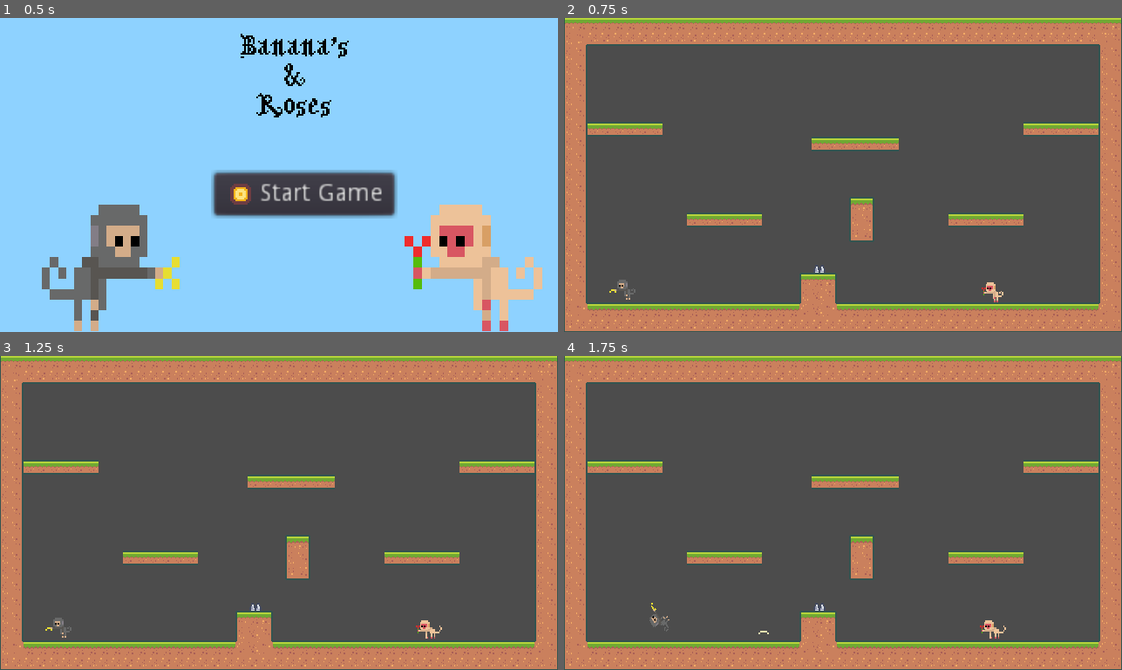
Above: before the commit, frames 1-4 (two rows, left to right).
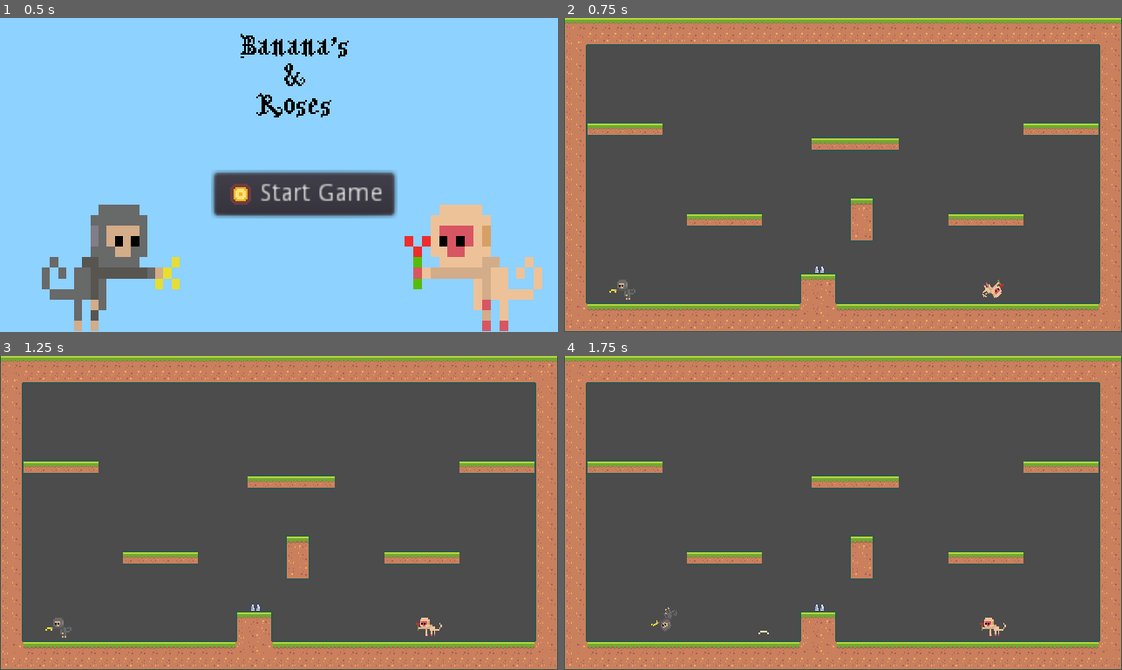
Above: after the commit, the same moments.

Repository: lWardenl/Godot-Platformer2D
Game: Godot game, scene res://Assets/Scenes/MainMenu.tscn
Same seed, same stepped clock (60 frames per second), same inputs: the game is played once before the commit and once after it.
Inputs:
- Up to frame 1 (0.5 s): no input
- Up to frame 2 (0.75 s): click "Start Game" at 0.5 s
- Up to frame 3 (1.25 s): no input
- Up to frame 4 (1.75 s): hold D (move_right) from 1.28 s (still down); tap G (shoot) at 1.35 s; tap F (jump) at 1.52 s

Frame 1 is identical in both runs. In frame 2, 0.1% of the frame differs, in the area x 74-79%, y 83-91%; in frame 3, 0.1%; in frame 4, 0.3%, in the area x 15-80%, y 78-90%.

Commit message:
improve player rotation

Diff:
--- a/Assets/Scenes/Player.tscn
+++ b/Assets/Scenes/Player.tscn
@@ -37,7 +37,7 @@
 radius = 7.51665
 
 [sub_resource type="RectangleShape2D" id=4]
-extents = Vector2( 5, 5.5 )
+extents = Vector2( 5, 4.75 )
 
 [node name="Player2" type="KinematicBody2D" groups=["player"]]
 scale = Vector2( 2, 2 )
--- a/Assets/Scenes/Player2.tscn
+++ b/Assets/Scenes/Player2.tscn
@@ -10,13 +10,13 @@
 [ext_resource path="res://Assets/Sprites/Players/Player 2/attack.png" type="Texture" id=8]
 [ext_resource path="res://Assets/Sprites/Players/Player 2/emty.png" type="Texture" id=9]
 
-[sub_resource type="CircleShape2D" id=3]
-radius = 8.90859
+[sub_resource type="RectangleShape2D" id=3]
+extents = Vector2( 4.25, 5 )
 
 [sub_resource type="SpriteFrames" id=2]
 animations = [ {
 "frames": [ ExtResource( 8 ), ExtResource( 9 ) ],
-"loop": false,
+"loop": true,
 "name": "Attack",
 "speed": 5.0
 }, {
@@ -36,8 +36,8 @@
 "speed": 11.0
 } ]
 
-[sub_resource type="RectangleShape2D" id=4]
-extents = Vector2( 5.0285, 5.679 )
+[sub_resource type="CircleShape2D" id=4]
+radius = 7.51665
 
 [node name="Player" type="KinematicBody2D" groups=["player"]]
 scale = Vector2( 2, 2 )
--- a/Assets/Scripts/Player.gd
+++ b/Assets/Scripts/Player.gd
@@ -10,7 +10,7 @@
 
 var hasDoubleJump = false
 
-var shootTime = 1
+var shootTime = 0.5
 var currentShot = 0
 var startingPosition = position
 var invinsibilityTime = 1
@@ -87,15 +87,25 @@
 
 	if(!is_on_floor()):
 		$AnimatedSprite.play("Jump")
-		$AnimatedSprite.rotate(PI/10)
+		$AnimatedSprite.rotate(PI/15)
 	elif(currentShot > 0):
 		$AnimatedSprite.play("Attack")
+		if ($AnimatedSprite.rotation != initRot):
+			$AnimatedSprite.rotate(PI/12)
+			if (wrapf($AnimatedSprite.rotation - initRot, 0, TAU) < 0.3):
+					$AnimatedSprite.rotation = initRot
 	elif(moveVector.x != 0):
 		$AnimatedSprite.play("Run")
-		$AnimatedSprite.rotation = lerp_angle(rotation,initRot,0.01)
+		if ($AnimatedSprite.rotation != initRot):
+			$AnimatedSprite.rotate(PI/12)
+			if (wrapf($AnimatedSprite.rotation - initRot, 0, TAU) < 0.3):
+					$AnimatedSprite.rotation = initRot
 	else:
 		$AnimatedSprite.play("Idle")
-		$AnimatedSprite.rotation = lerp_angle(rotation,initRot,0.01)
+		if ($AnimatedSprite.rotation != initRot):
+			$AnimatedSprite.rotate(PI/12)
+			if (wrapf($AnimatedSprite.rotation - initRot, 0, TAU) < 0.3):
+					$AnimatedSprite.rotation = initRot
 
 	if(moveVector.x != 0):
 		$AnimatedSprite.flip_h = true if moveVector.x > 0 else false
